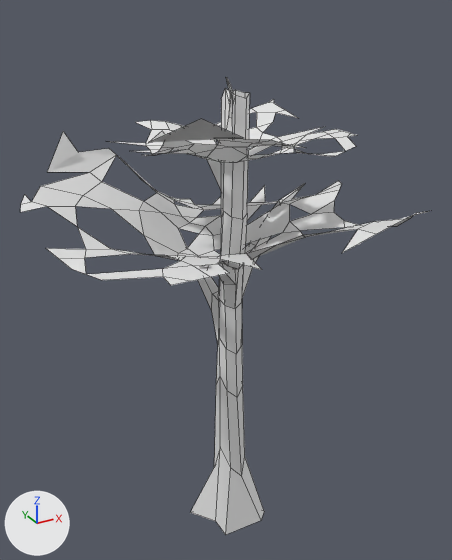
What one commit did to the FBX model LD46/Assets/Models/tree_01.fbx.
The view is the same before and after, from a camera (50 mm lens) standing at (-6.03, -10.79, 11.51) and looking at (0.17, 0.48, 5.87). The axes (+X, +Y, +Z) are drawn at lower left. The lights are the same throughout. Mesh edges are drawn as thin lines. Vertices at the same position are counted once.
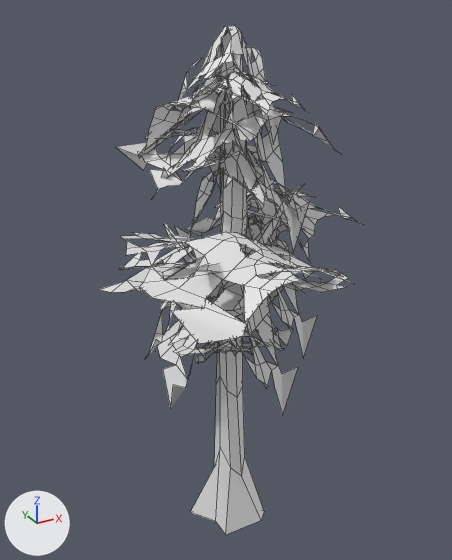
What differs and where, as boxes [x1, y1, x2, y2] in the pictures (452 x 560 px):
'tree_01', reshaped: before [190, 77, 304, 535]; after [99, 25, 363, 535]
'Plane.001', deleted: before [21, 131, 429, 285]
'Plane', deleted: before [108, 99, 356, 162]
part 1 of me_tree_01_mesh, built on: before [221, 90, 250, 156]; after [99, 25, 363, 415]

The change, as a diff of the scene's bpy script:
```diff
--- a/LD46/Assets/Models/tree_01.fbx.py
+++ b/LD46/Assets/Models/tree_01.fbx.py
@@ me_tree_01_mesh @@
 # used by ob_tree_01; location = (0.0, 0.0, 0.0)
-me_tree_01_mesh.from_pydata(...)  # 136 vertices, 128 faces; spans x -1.83..3.16, y -2.36..3.62, z -0.33..10.37
+me_tree_01_mesh.from_pydata(...)  # 2065 vertices, 1392 faces; spans x -2.84..3.64, y -3.44..3.62, z -0.33..11.15
+# me_tree_01_mesh part 1: 2 vertices moved from x -0.02..0.44, y 0.04..0.35, z 8.62..8.74 to x -0.06..0.4, y 0.02..0.33, z 7.87..7.99; 5 vertices removed from x 0.01..0.52, y 0.12..0.52, z 9.82..9.96; 1934 vertices added at x -2.84..3.64, y -3.44..3.49, z 2.6..11.15
@@ ob_plane_001 @@
-ob_plane_001 = bpy.data.objects.new('Plane.001', me_plane_001)
-ob_plane_001.location = (0.0, 0.0, 0.0)
@@ ob_plane @@
-ob_plane = bpy.data.objects.new('Plane', me_plane)
-ob_plane.location = (0.0, 0.0, 0.0)
```
